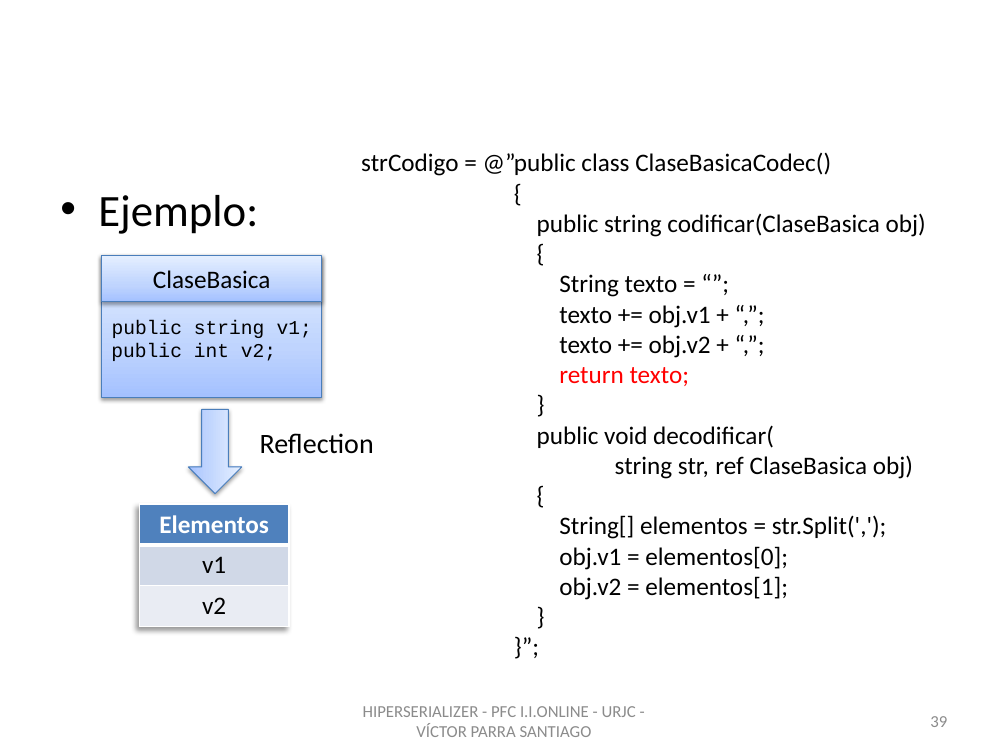
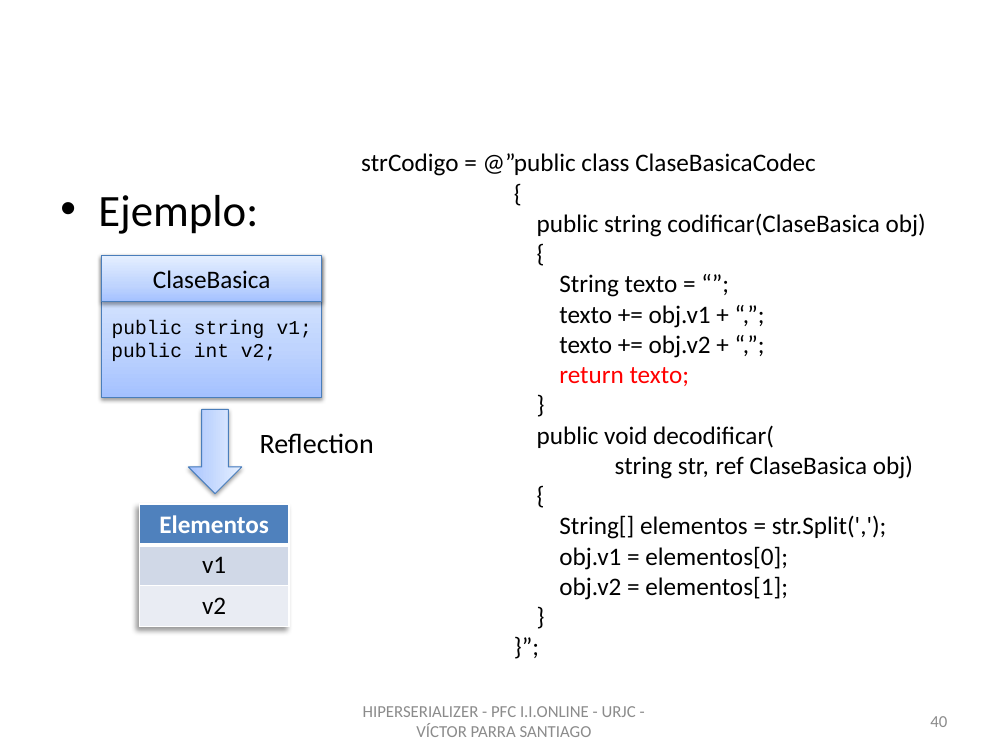
Before and after one commit to vitiparra/ProyectoFinDeCarrera, a slide deck: slide 40 of Memoria/PFC HiperSerializer.pptx (slide 39 before the commit). Drawn at 1008x756 pixels with LibreOffice and Linux fonts; fonts in the diff are those of the drawing; background and template pictures are left out. Boxes give left, top, right and bottom in pixels: in the first picture for what was removed or moved away, otherwise in the second. Text is boxed around its words. In the diff, an @@ line names an element or a change of style, - is before the commit and + after.

```diff
--- a/Memoria/PFC HiperSerializer.pptx
+++ b/Memoria/PFC HiperSerializer.pptx
@@ text at [514, 153, 816, 175]: text changed @@
-public class ClaseBasicaCodec()
+public class ClaseBasicaCodec
@@ page number at [930, 716, 947, 727]: text changed @@
-39
+40
```
Also in this commit, not shown: 17 other slides changed, 1 slide added.
